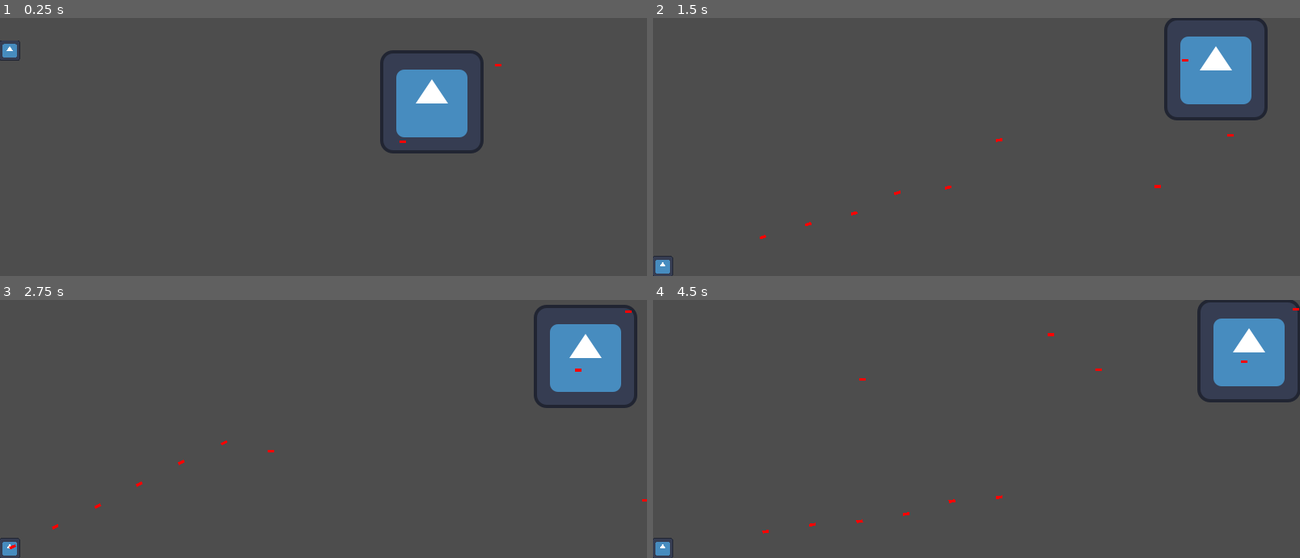
Above: before the commit, frames 1-4 (two rows, left to right).
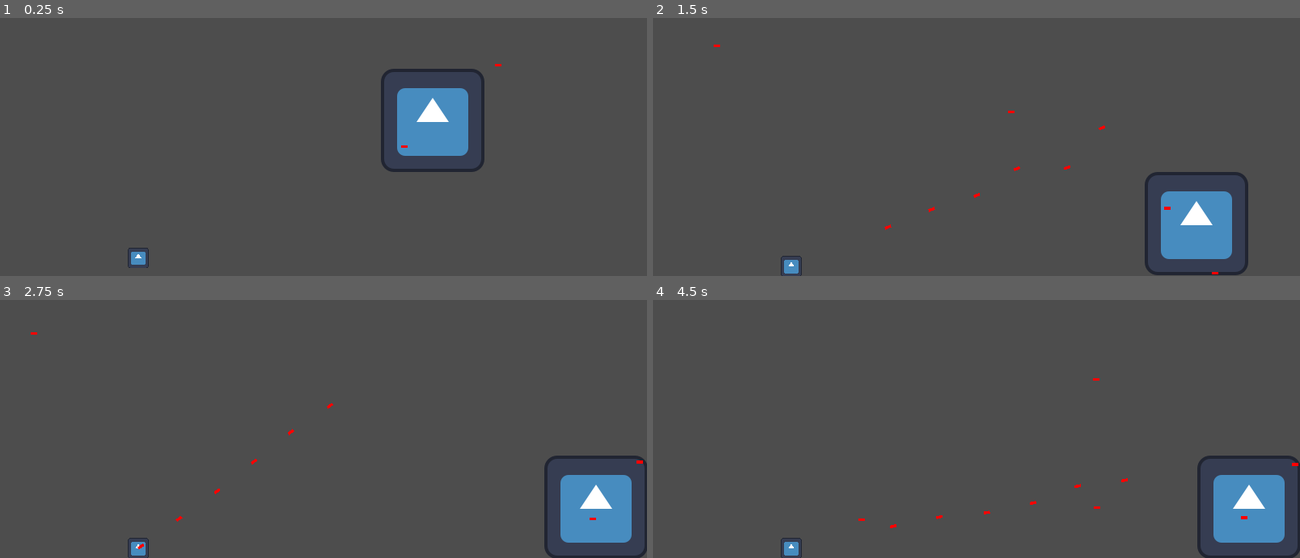
Above: after the commit, the same moments.

Repository: ElTomyDev/jueguito-para-los-pibardos-2
Game: Godot game, scene res://assets/scenes/worlds/level_1.tscn
The game is run twice, just before and just after one commit, with the same random seed, the same clock (stepped at 60 frames per second) and the same inputs. The engine's default icon, where the game draws it, is replaced by a stand-in: a white triangle on a blue panel in a dark square.
Inputs (mouse positions are in pixels of both pictures, inside the frame that each line leads up to):
- Up to frame 1 (0.25 s): no input
- Up to frame 2 (1.5 s): move the mouse to (1118, 134) at 0.52 s; press the mouse at (1118, 134) at 0.53 s; move the mouse to (847, 159) at 1.27 s; release the mouse at (847, 159) at 1.28 s; click (847, 159) at 1.35 s
- Up to frame 3 (2.75 s): move the mouse to (388, 372) at 2.02 s; press the mouse at (388, 372) at 2.03 s
- Up to frame 4 (4.5 s): move the mouse to (944, 480) at 2.77 s; release the mouse at (944, 480) at 2.78 s; click (944, 480) at 2.85 s; move the mouse to (1170, 467) at 3.52 s; press the mouse at (1170, 467) at 3.53 s; move the mouse to (782, 390) at 4.27 s; release the mouse at (782, 390) at 4.28 s; click (782, 390) at 4.35 s

The runs differ from the first frame. In frame 1, 3.2% of the frame differs, in the area x 0-75%, y 8-97%; in frame 2, 7.6%, in the area x 0-95%, y 0-100%; in frame 3, 7.6%; in frame 4, 7.6%.

Commit message:
Ultimos ajustes antes de entrenar

Diff:
--- a/assets/scenes/worlds/level_1.tscn
+++ b/assets/scenes/worlds/level_1.tscn
@@ -18,6 +18,9 @@
 
 [node name="SimulationManager" parent="." node_paths=PackedStringArray("player_spawn_point") instance=ExtResource("2_qbvmm")]
 player_spawn_point = NodePath("SpawnPlayer")
+
+[node name="SpawnPlayer" parent="SimulationManager" index="0"]
+position = Vector2(171, 269)
 
 [node name="SpawnBoss" parent="SimulationManager" index="1"]
 position = Vector2(519, 113)
--- a/assets/scripts/nn/nn_trainer.gd
+++ b/assets/scripts/nn/nn_trainer.gd
@@ -1,7 +1,7 @@
 extends RefCounted
 class_name NNTrainer
 
-var lr: float = 0.01          # Learning Rate
+var lr: float = 0.001          # Learning Rate
 var gamma: float = 0.99       # Factor de descuento para recompensas futuras
 
 func train_step(nn: NeuralNetwork, state_act: Dictionary, next_state_act: Dictionary, reward: float, done: bool, action_taken: int) -> void:
@@ -31,7 +31,7 @@
 	for i in range(3):
 		var tanh_grad: float = 1.0 - (state_act["actor_outputs"][i] * state_act["actor_outputs"][i])
 		# Si el movimiento o ángulo fue bueno (advantage > 0), reforzamos la dirección actual
-		d_actor[i] = -advantage * state_act["actor_outputs"][i] * tanh_grad
+		d_actor[i] = -advantage * tanh_grad
 
 	# Para la acción discreta (0 o 1)
 	var current_action_prob: float = state_act["actor_outputs"][3]
--- a/assets/scripts/simulation_manager.gd
+++ b/assets/scripts/simulation_manager.gd
@@ -8,15 +8,15 @@
 @export var boss_spawn_point    : Node2D
 
 # Para recompensas y penalizaciones
-const REWARD_DAMAGE_DEALT    : float =  5.0    # Por dañar al jugador
-const REWARD_DAMAGE_RECIBE   : float = -5.0    # Por recibir daño
-const REWARD_SURVIVE_STEP    : float =  0.01   # Por sobrevivir un paso
-const REWARD_WIN_EPISODE     : float = 150.0   # Por ganar la partida
-const REWARD_LOSE_EPISODE    : float = -150.0  # Por perden la partida
-const REWARD_DODGE_BULLET    : float = 0.008   # Por esquivar balas
-const REWARD_NEAR_BULLET     : float = 0.009   # Por disparar cerca del jugador
-
-const PROXIMITY_MAX_RANGE    : float = 60.0    # Rango de recompensa para proximidad de bala
+const REWARD_DAMAGE_DEALT    : float =  0.05    # Por dañar al jugador
+const REWARD_DAMAGE_RECIBE   : float = -0.05    # Por recibir daño
+const REWARD_SURVIVE_STEP    : float =  0.001   # Por sobrevivir un paso
+const REWARD_WIN_EPISODE     : float = 50.0     # Por ganar la partida
+const REWARD_LOSE_EPISODE    : float = -50.0    # Por perden la partida
+const REWARD_DODGE_BULLET    : float = 0.0      # Por esquivar balas
+const REWARD_NEAR_BULLET     : float = 0.05     # Por disparar cerca del jugador
+
+const PROXIMITY_MAX_RANGE    : float = 60.0     # Rango de recompensa para proximidad de bala
 
 # ---------------
 #  Nodos de la NN
@@ -81,7 +81,7 @@
 		_handle_episode_end()
 
 func _calculate_reward() -> float:
-	var reward: float = 0.0
+	var reward: float = REWARD_SURVIVE_STEP
 	if not is_instance_valid(GlobalVars.boss): return reward
 
 	# Recompensa por daño infligido al jugador
@@ -108,7 +108,7 @@
 	var p = GlobalVars.players[0] if GlobalVars.players.size() > 0 else null
 	if p and bullets.size() > 0:
 		for b in bullets:
-			if is_instance_valid(b) and b.from_group != "Players":
+			if is_instance_valid(b) and b.from_group == "Boss":
 				var dist = b.global_position.distance_to(p.global_position)
 				if dist <= PROXIMITY_MAX_RANGE:
 					reward += REWARD_NEAR_BULLET * (1.0 - (dist / PROXIMITY_MAX_RANGE))
@@ -126,9 +126,9 @@
 	if not last_state_activation.is_empty():
 		var final_reward: float = 0.0
 		if GlobalVars.players.is_empty():
-			final_reward += 10.0 # Premio gordo por matar al jugador
+			final_reward += REWARD_WIN_EPISODE # Premio gordo por matar al jugador
 		elif is_instance_valid(GlobalVars.boss) and GlobalVars.boss.health <= 0.0:
-			final_reward -= 10.0 # Castigo gordo por morir
+			final_reward += REWARD_LOSE_EPISODE # Castigo gordo por morir
 
 		trainer.train_step(nn, last_state_activation, {}, final_reward, true, last_action_taken)
 
